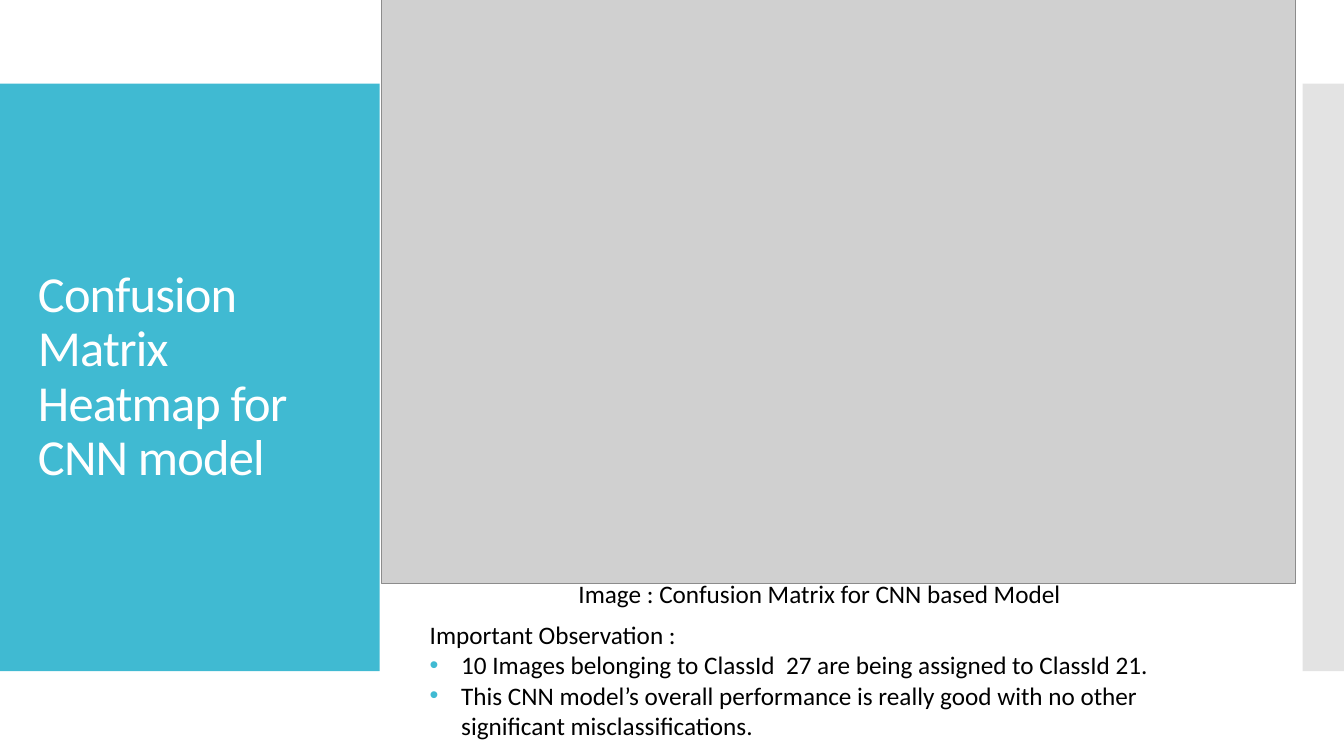
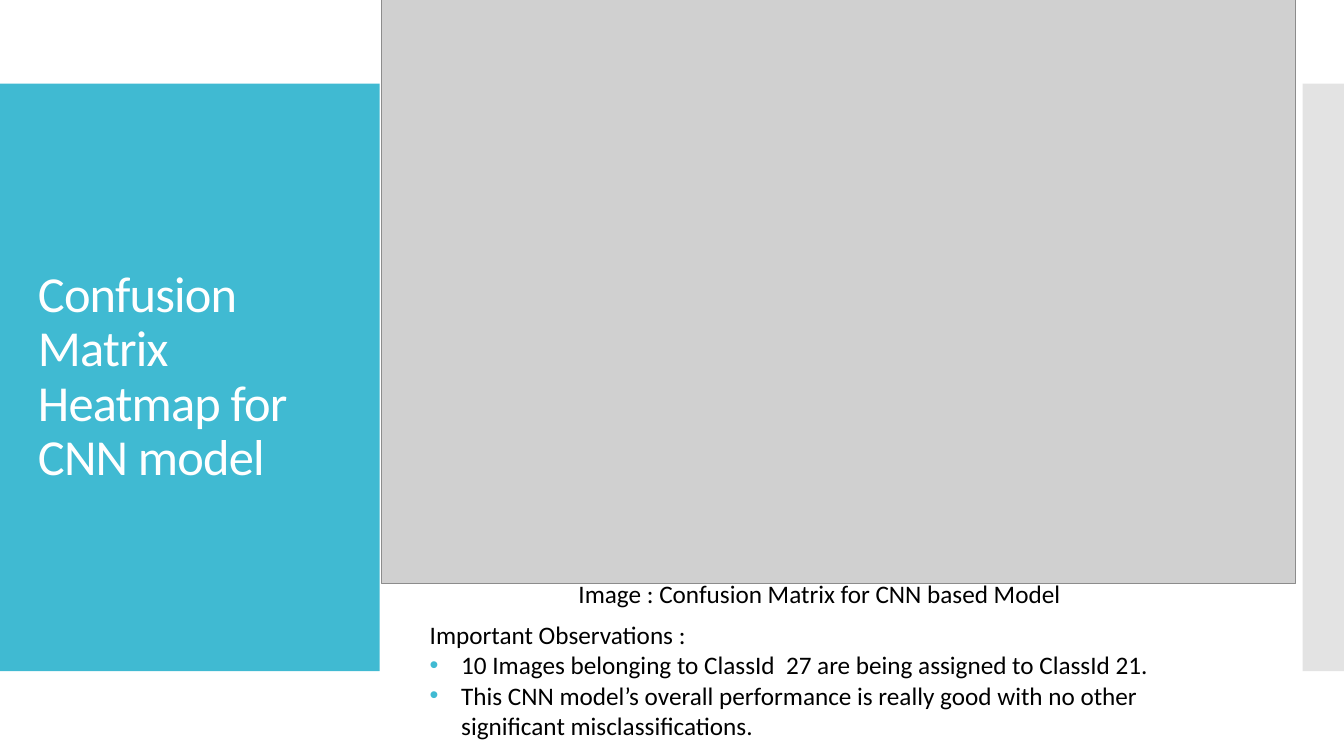
Before and after one commit to BhardwajAnshul/Springboard, a slide deck: slide 11 of Capstone Project 3/Capstone Project 3 Presentation.pptx. Drawn at 1344x756 pixels with LibreOffice and Linux fonts; fonts in the diff are those of the drawing; grey boxes stand for pictures. Boxes give left, top, right and bottom in pixels: in the first picture for what was removed or moved away, otherwise in the second. Text is boxed around its words. In the diff, an @@ line names an element or a change of style, - is before the commit and + after.

```diff
--- a/Capstone Project 3/Capstone Project 3 Presentation.pptx
+++ b/Capstone Project 3/Capstone Project 3 Presentation.pptx
@@ text at <box>430,626,673,648</box>: text changed @@
-Important Observation :
+Important Observations :
```
Also in this commit, not shown: 1 other slide changed, 1 other file.
